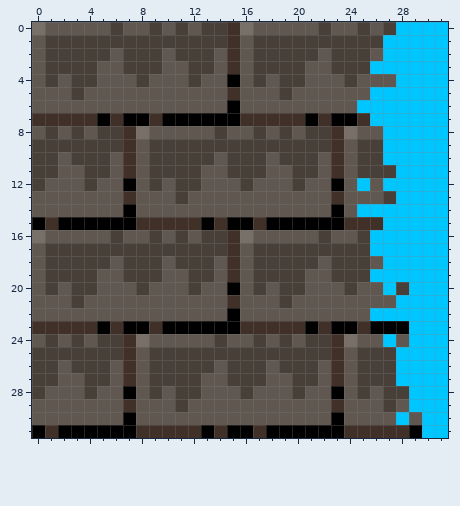
Pixel-art sprite: tools/assets/tiles/bricks_damaged_right.png. Above, as it was before the edit.
The file is 32x32 pixels.
After:
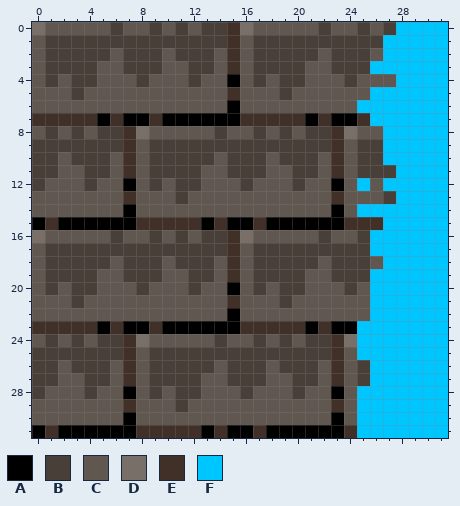
Palette (. is transparent): A #000000  B #484038  C #605850  D #787068  E #403028  F #00c6ff
What changed:
@@ x 23..31 @@
 19 BBBFFFFFF
-20 CBCCFBFFF
-21 CCCCCFFFF
+20 CBCFFFFFF
+21 CCCFFFFFF
 22 CCCFFFFFF
-23 AAEAAAFFF
-24 EDCCFCFFF
-25 ECBBBFFFF
-26 ECBBBFFFF
-27 ECBBBFFFF
-28 ACBCBBFFF
-29 ECCCBCFFF
-30 ACCCCFCFF
-31 AEEEEEAFF
+23 AAFFFFFFF
+24 EDFFFFFFF
+25 ECFFFFFFF
+26 ECBFFFFFF
+27 ECBFFFFFF
+28 ACFFFFFFF
+29 ECFFFFFFF
+30 ACFFFFFFF
+31 AEFFFFFFF
Changed places in both pictures, as pixel boxes (x1, y1, x2, y2):
changed: (357, 282, 422, 438)
